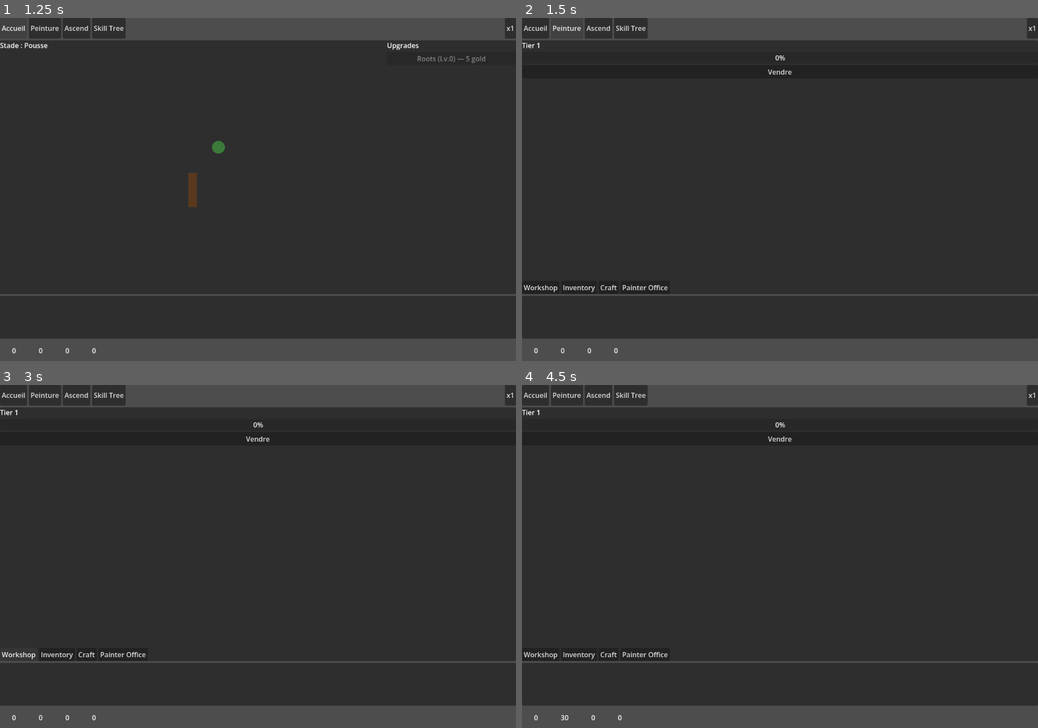
Above: before the commit, frames 1-4 (two rows, left to right).
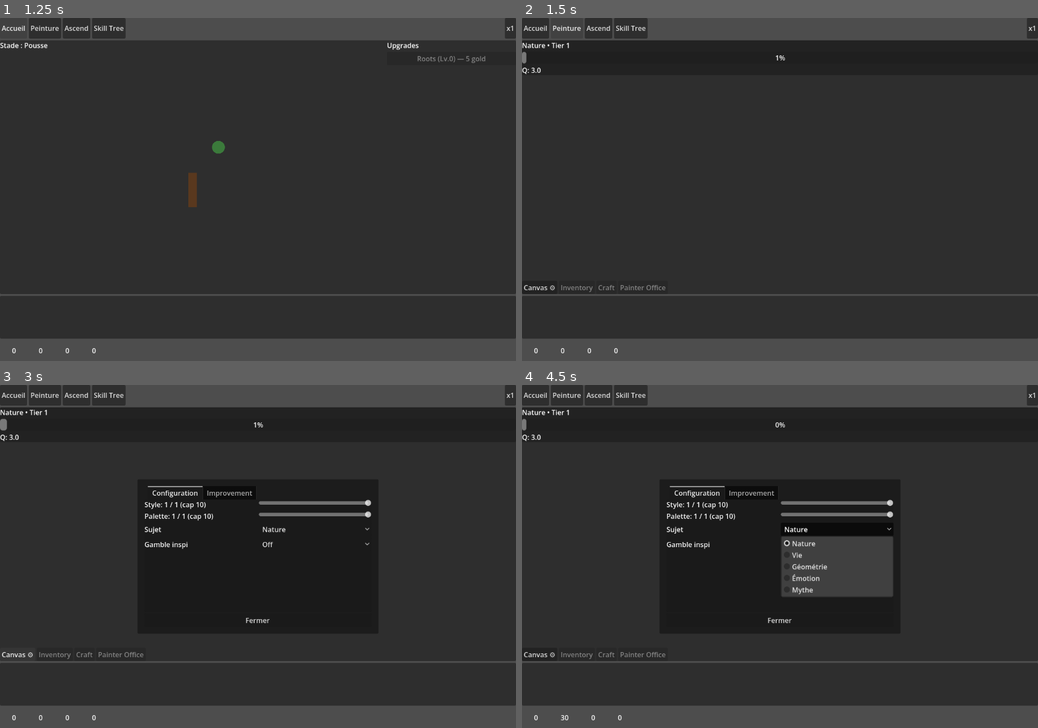
Above: after the commit, the same moments.

Repository: mitoufle/Artdle
Game: Godot game, scene res://Main.tscn
The game is run twice, just before and just after one commit, with the same random seed, the same clock (stepped at 60 frames per second) and the same inputs.
Inputs (mouse positions are in pixels of both pictures, inside the frame that each line leads up to):
- Up to frame 1 (1.25 s): click "Accueil" at 0.5 s
- Up to frame 2 (1.5 s): click "Peinture" at 1.25 s
- Up to frame 3 (3 s): click (258, 439) at 2 s, where only the run before the commit has a clickable "Vendre"; click (15, 655) at 2.75 s, where only the run after the commit has a clickable "Canvas ⚙"
- Up to frame 4 (4.5 s): click (542, 655) at 3.5 s, where only the run before the commit has a clickable "Workshop"; click (836, 529) at 4.25 s, where only the run after the commit has a clickable "Nature"

Frame 1 is identical in both runs. In frame 2, 0.4% of the frame differs, in the area x 0-53%, y 7-80%; in frame 3, 1.7%; in frame 4, 2.7%, in the area x 0-72%, y 7-80%.
Error before the commit: Invalid access to property or key 'canvas' on a base object of type 'Node (GameState.gd)'. (res://scripts/ui/views/PaintingView.gd:30)

Commit message:
Phase F UI: PaintingView slot list + drop feed; CanvasPopup 2 tabs
Tasks 22-26 of the Canvas plan:
- Task 22: CanvasSlotCard.gd completed (was truncated at line 21)
- Task 23: DropFeed widget (new) — Scenes/Widgets/DropFeed.tscn + scripts/ui/widgets/DropFeed.gd; HBoxContainer that holds the last 5 drop badges
- Task 24: PaintingView rebuilt — replaces tier+progress+sell with a ScrollContainer of CanvasSlotCard instances + a DropFeed strip + 4 popup buttons (Canvas/Inventory/Craft/Office). Wires CanvasSlots.drop_rolled into the feed; refreshes slot cards on skill_tree.node_unlocked
- Tasks 25+26: CanvasPopup rebuilt as 2-tab popup. Configuration tab: HSlider style + palette, OptionButton subject picker (with hint placeholders for half-progress derived subjects), gamble level dropdown. Improvement tab: BuyStyle / BuyPalette ceiling buttons with live cost labels.

Task 27 (Hoverable wiring on each interactive control) deferred to a manual polish pass — verbose to author via text-based .tscn edits, trivial in the Godot editor.

Path note: existing on-disk layout is Scenes/Widgets/ (capital W) and views/PaintingView.tscn (root, not Scenes/views/) and Scenes/CanvasPopup.tscn (root, not Scenes/popups/). All res:// paths now match disk casing for Linux/Mac portability.

Co-Authored-By: Claude Opus 4.7 <noreply@anthropic.com>

Diff:
--- a/Scenes/CanvasPopup.tscn
+++ b/Scenes/CanvasPopup.tscn
@@ -4,12 +4,12 @@
 
 [node name="CanvasPopup" type="PopupPanel"]
 title = "Canvas"
-size = Vector2i(400, 200)
+size = Vector2i(560, 360)
 script = ExtResource("1_canvaspopup")
 
 [node name="MarginContainer" type="MarginContainer" parent="."]
-offset_right = 400.0
-offset_bottom = 200.0
+offset_right = 560.0
+offset_bottom = 360.0
 theme_override_constants/margin_left = 12
 theme_override_constants/margin_top = 12
 theme_override_constants/margin_right = 12
@@ -18,17 +18,89 @@
 [node name="VBoxContainer" type="VBoxContainer" parent="MarginContainer"]
 layout_mode = 2
 
-[node name="TitleLabel" type="Label" parent="MarginContainer/VBoxContainer"]
+[node name="Tabs" type="TabContainer" parent="MarginContainer/VBoxContainer"]
 layout_mode = 2
-text = "Canvas"
+size_flags_vertical = 3
 
-[node name="TierLabel" type="Label" parent="MarginContainer/VBoxContainer"]
+[node name="Configuration" type="VBoxContainer" parent="MarginContainer/VBoxContainer/Tabs"]
 layout_mode = 2
-text = "Tier actuel : 1"
 
-[node name="UpgradeButton" type="Button" parent="MarginContainer/VBoxContainer"]
+[node name="StyleRow" type="HBoxContainer" parent="MarginContainer/VBoxContainer/Tabs/Configuration"]
 layout_mode = 2
-text = "Upgrade"
+
+[node name="StyleLabel" type="Label" parent="MarginContainer/VBoxContainer/Tabs/Configuration/StyleRow"]
+layout_mode = 2
+size_flags_horizontal = 3
+text = "Style"
+
+[node name="StyleSlider" type="HSlider" parent="MarginContainer/VBoxContainer/Tabs/Configuration/StyleRow"]
+custom_minimum_size = Vector2(220, 0)
+layout_mode = 2
+size_flags_horizontal = 3
+min_value = 1.0
+max_value = 1.0
+step = 1.0
+value = 1.0
+
+[node name="PaletteRow" type="HBoxContainer" parent="MarginContainer/VBoxContainer/Tabs/Configuration"]
+layout_mode = 2
+
+[node name="PaletteLabel" type="Label" parent="MarginContainer/VBoxContainer/Tabs/Configuration/PaletteRow"]
+layout_mode = 2
+size_flags_horizontal = 3
+text = "Palette"
+
+[node name="PaletteSlider" type="HSlider" parent="MarginContainer/VBoxContainer/Tabs/Configuration/PaletteRow"]
+custom_minimum_size = Vector2(220, 0)
+layout_mode = 2
+size_flags_horizontal = 3
+min_value = 1.0
+max_value = 1.0
+step = 1.0
+value = 1.0
+
+[node name="SubjectRow" type="HBoxContainer" parent="MarginContainer/VBoxContainer/Tabs/Configuration"]
+layout_mode = 2
+
+[node name="SubjectLabelHeader" type="Label" parent="MarginContainer/VBoxContainer/Tabs/Configuration/SubjectRow"]
+layout_mode = 2
+size_flags_horizontal = 3
+text = "Sujet"
+
+[node name="SubjectPicker" type="OptionButton" parent="MarginContainer/VBoxContainer/Tabs/Configuration/SubjectRow"]
+custom_minimum_size = Vector2(220, 0)
+layout_mode = 2
+size_flags_horizontal = 3
+
+[node name="GambleRow" type="HBoxContainer" parent="MarginContainer/VBoxContainer/Tabs/Configuration"]
+layout_mode = 2
+
+[node name="GambleLabel" type="Label" parent="MarginContainer/VBoxContainer/Tabs/Configuration/GambleRow"]
+layout_mode = 2
+size_flags_horizontal = 3
+text = "Gamble inspi"
+
+[node name="GambleLevel" type="OptionButton" parent="MarginContainer/VBoxContainer/Tabs/Configuration/GambleRow"]
+custom_minimum_size = Vector2(220, 0)
+layout_mode = 2
+size_flags_horizontal = 3
+
+[node name="Improvement" type="VBoxContainer" parent="MarginContainer/VBoxContainer/Tabs"]
+visible = false
+layout_mode = 2
+
+[node name="BuyStyle" type="Button" parent="MarginContainer/VBoxContainer/Tabs/Improvement"]
+layout_mode = 2
+text = "Style ceiling +1"
+
+[node name="BuyPalette" type="Button" parent="MarginContainer/VBoxContainer/Tabs/Improvement"]
+layout_mode = 2
+text = "Palette ceiling +1"
+
+[node name="HintInfo" type="Label" parent="MarginContainer/VBoxContainer/Tabs/Improvement"]
+layout_mode = 2
+text = "Achète plafonds avec or; sujet hints via skill tree."
+autowrap_mode = 3
 
 [node name="CloseButton" type="Button" parent="MarginContainer/VBoxContainer"]
 layout_mode = 2
--- /dev/null
+++ b/Scenes/Widgets/CanvasSlotCard.tscn
@@ -0,0 +1,18 @@
+[gd_scene format=3 uid="uid://dtc8ht7cqnva0"]
+
+[ext_resource type="Script" uid="uid://dcxssea31g8xb" path="res://scripts/ui/widgets/CanvasSlotCard.gd" id="1_eyehi"]
+
+[node name="CanvasSlotCard" type="PanelContainer" unique_id=1099217242]
+script = ExtResource("1_eyehi")
+
+[node name="VBoxContainer" type="VBoxContainer" parent="." unique_id=1997163346]
+layout_mode = 2
+
+[node name="SubjectLabel" type="Label" parent="VBoxContainer" unique_id=1773038841]
+layout_mode = 2
+
+[node name="Progress" type="ProgressBar" parent="VBoxContainer" unique_id=1714920946]
+layout_mode = 2
+
+[node name="QualityLabel" type="Label" parent="VBoxContainer" unique_id=835575376]
+layout_mode = 2
--- /dev/null
+++ b/Scenes/Widgets/DropFeed.tscn
@@ -0,0 +1,6 @@
+[gd_scene load_steps=2 format=3 uid="uid://dropfeed_artdle"]
+
+[ext_resource type="Script" path="res://scripts/ui/widgets/DropFeed.gd" id="1_dropfeed"]
+
+[node name="DropFeed" type="HBoxContainer"]
+script = ExtResource("1_dropfeed")
--- a/scripts/ui/popups/CanvasPopup.gd
+++ b/scripts/ui/popups/CanvasPopup.gd
@@ -1,27 +1,101 @@
 extends PopupPanel
 
-@onready var tier_label: Label = $MarginContainer/VBoxContainer/TierLabel
-@onready var upgrade_btn: Button = $MarginContainer/VBoxContainer/UpgradeButton
-@onready var close_btn: Button = $MarginContainer/VBoxContainer/CloseButton
+const GAMBLE_LEVELS: Array = [0, 10, 100, 1000, 10000]
+const GAMBLE_LABELS: Array = ["Off", "10", "100", "1k", "10k"]
+
+@onready var _style_slider: HSlider = $MarginContainer/VBoxContainer/Tabs/Configuration/StyleRow/StyleSlider
+@onready var _style_header: Label = $MarginContainer/VBoxContainer/Tabs/Configuration/StyleRow/StyleLabel
+@onready var _palette_slider: HSlider = $MarginContainer/VBoxContainer/Tabs/Configuration/PaletteRow/PaletteSlider
+@onready var _palette_header: Label = $MarginContainer/VBoxContainer/Tabs/Configuration/PaletteRow/PaletteLabel
+@onready var _subject_picker: OptionButton = $MarginContainer/VBoxContainer/Tabs/Configuration/SubjectRow/SubjectPicker
+@onready var _gamble_level: OptionButton = $MarginContainer/VBoxContainer/Tabs/Configuration/GambleRow/GambleLevel
+@onready var _buy_style: Button = $MarginContainer/VBoxContainer/Tabs/Improvement/BuyStyle
+@onready var _buy_palette: Button = $MarginContainer/VBoxContainer/Tabs/Improvement/BuyPalette
+@onready var _close_btn: Button = $MarginContainer/VBoxContainer/CloseButton
 
 func _ready() -> void:
-    upgrade_btn.pressed.connect(_on_upgrade)
-    close_btn.pressed.connect(queue_free)
+    _gamble_level.clear()
+    for label in GAMBLE_LABELS:
+        _gamble_level.add_item(label)
+    _refresh_from_state()
+    _style_slider.value_changed.connect(_on_style_changed)
+    _palette_slider.value_changed.connect(_on_palette_changed)
+    _subject_picker.item_selected.connect(_on_subject_changed)
+    _gamble_level.item_selected.connect(_on_gamble_changed)
+    _buy_style.pressed.connect(_on_buy_style)
+    _buy_palette.pressed.connect(_on_buy_palette)
+    _close_btn.pressed.connect(queue_free)
     GameState.currency.changed.connect(_on_currency_changed)
-    _refresh()
 
-func _on_upgrade() -> void:
-    var cost: BigNumber = CanvasTiers.upgrade_cost(GameState.canvas.tier)
-    if GameState.currency.spend("gold", cost):
-        GameState.canvas.upgrade_tier()
-    _refresh()
+func _refresh_from_state() -> void:
+    var cfg: CanvasConfig = GameState.canvas_config
+    _style_slider.max_value = max(1, cfg.style_current_ceiling)
+    _style_slider.value = cfg.style
+    _style_header.text = "Style: %d / %d (cap %d)" % [cfg.style, cfg.style_current_ceiling, GameState.skill_tree.style_cap()]
+    _palette_slider.max_value = max(1, cfg.palette_current_ceiling)
+    _palette_slider.value = cfg.palette
+    _palette_header.text = "Palette: %d / %d (cap %d)" % [cfg.palette, cfg.palette_current_ceiling, GameState.skill_tree.palette_cap()]
+    _refresh_subject_picker(cfg)
+    _gamble_level.selected = GAMBLE_LEVELS.find(cfg.gamble_n_inspi)
+    _refresh_improvement(cfg)
 
-func _on_currency_changed(_k: String, _v: float) -> void:
-    _refresh()
+func _refresh_subject_picker(cfg: CanvasConfig) -> void:
+    _subject_picker.clear()
+    var idx: int = 0
+    for sid in Subjects.all_ids():
+        var subject: Dictionary = Subjects.get_subject(sid)
+        var name: String = String(subject.get("name", sid))
+        if GameState.subject_mastery.is_unlocked(sid):
+            _subject_picker.add_item(name, idx)
+            _subject_picker.set_item_metadata(idx, sid)
+            if sid == cfg.current_subject:
+                _subject_picker.selected = idx
+            idx += 1
+        elif GameState.subject_mastery.has_hint(sid):
+            _subject_picker.add_item("? (%s)" % _hint_text_for(sid), idx)
+            _subject_picker.set_item_metadata(idx, "")
+            _subject_picker.set_item_disabled(idx, true)
+            idx += 1
 
-func _refresh() -> void:
-    var t: int = GameState.canvas.tier
-    var cost: BigNumber = CanvasTiers.upgrade_cost(t)
-    tier_label.text = "Tier actuel : %d" % t
-    upgrade_btn.text = "Upgrade → Tier %d (%s gold)" % [t + 1, Formatter.short(cost)]
-    upgrade_btn.disabled = t >= CanvasTiers.MAX_TIER or not GameState.currency.get_amount("gold").gte(cost)
+func _hint_text_for(sid: String) -> String:
+    var subject: Dictionary = Subjects.get_subject(sid)
+    var revealed: Array = []
+    for p in (subject["parents"] as Array):
+        if GameState.subject_mastery.tier_of(p["subject_id"]) >= SubjectMastery.HINT_HALF_TIER:
+            revealed.append(String(Subjects.get_subject(p["subject_id"])["name"]))
+    return ", ".join(revealed) if revealed.size() > 0 else "?"
+
+func _refresh_improvement(cfg: CanvasConfig) -> void:
+    var s_cap: int = GameState.skill_tree.style_cap()
+    var p_cap: int = GameState.skill_tree.palette_cap()
+    _buy_style.text = "Style ceiling +1 (%s g)" % Formatter.short(BigNumber.from_float(CanvasConfig.style_ceiling_cost(cfg.style_current_ceiling)))
+    _buy_style.disabled = cfg.style_current_ceiling >= s_cap
+    _buy_palette.text = "Palette ceiling +1 (%s g)" % Formatter.short(BigNumber.from_float(CanvasConfig.palette_ceiling_cost(cfg.palette_current_ceiling)))
+    _buy_palette.disabled = cfg.palette_current_ceiling >= p_cap
+
+func _on_style_changed(v: float) -> void:
+    GameState.canvas_config.set_style(int(v))
+    _refresh_from_state()
+
+func _on_palette_changed(v: float) -> void:
+    GameState.canvas_config.set_palette(int(v))
+    _refresh_from_state()
+
+func _on_subject_changed(idx: int) -> void:
+    var sid: String = String(_subject_picker.get_item_metadata(idx))
+    if sid != "":
+        GameState.canvas_config.set_subject(sid)
+
+func _on_gamble_changed(idx: int) -> void:
+    GameState.canvas_config.set_gamble(GAMBLE_LEVELS[idx])
+
+func _on_buy_style() -> void:
+    GameState.buy_style_ceiling()
+    _refresh_from_state()
+
+func _on_buy_palette() -> void:
+    GameState.buy_palette_ceiling()
+    _refresh_from_state()
+
+func _on_currency_changed(_kind: String, _v: float) -> void:
+    _refresh_from_state()
--- a/scripts/ui/views/PaintingView.gd
+++ b/scripts/ui/views/PaintingView.gd
@@ -1,46 +1,58 @@
 extends BaseView
 
-@export var workshop_popup_scene: PackedScene
+const CanvasSlotCardScene = preload("res://Scenes/Widgets/CanvasSlotCard.tscn")
+
+@export var canvas_popup_scene: PackedScene
 @export var inventory_popup_scene: PackedScene
 @export var craft_popup_scene: PackedScene
 @export var painter_office_popup_scene: PackedScene
 
-@onready var tier_label: Label = $VBoxContainer/CanvasArea/TierLabel
-@onready var progress_bar: ProgressBar = $VBoxContainer/CanvasArea/ProgressBar
-@onready var sell_button: Button = $VBoxContainer/CanvasArea/SellButton
-@onready var btn_workshop: Button = $VBoxContainer/ButtonsRow/BtnWorkshop
+@onready var _slot_list: VBoxContainer = $VBoxContainer/ScrollContainer/SlotList
+@onready var _drops: DropFeed = $VBoxContainer/Drops
+@onready var btn_canvas: Button = $VBoxContainer/ButtonsRow/BtnCanvas
 @onready var btn_inventory: Button = $VBoxContainer/ButtonsRow/BtnInventory
 @onready var btn_craft: Button = $VBoxContainer/ButtonsRow/BtnCraft
 @onready var btn_office: Button = $VBoxContainer/ButtonsRow/BtnOffice
 
+var _cards: Array = []
+
 func _connect_view_signals() -> void:
-    sell_button.pressed.connect(func(): GameState.canvas.sell())
-    btn_workshop.pressed.connect(func(): _open_popup(workshop_popup_scene, "workshop"))
+    GameState.slots.drop_rolled.connect(_drops.add_drop)
+    GameState.skill_tree.node_unlocked.connect(func(_id): _refresh_cards())
+    btn_canvas.pressed.connect(func(): _open_popup(canvas_popup_scene))
     btn_inventory.pressed.connect(func(): _open_popup(inventory_popup_scene, "inventory"))
     btn_craft.pressed.connect(func(): _open_popup(craft_popup_scene, "workshop"))
     btn_office.pressed.connect(func(): _open_popup(painter_office_popup_scene, "painter_office"))
 
 func _initialize_ui() -> void:
-    _refresh()
+    _refresh_cards()
+    _refresh_buttons()
 
 func _process(_delta: float) -> void:
-    _refresh()
+    _refresh_buttons()
 
-func _refresh() -> void:
-    tier_label.text = "Tier %d" % GameState.canvas.tier
-    var needed: float = CanvasTiers.get_tier(GameState.canvas.tier)["paint_seconds"]
-    progress_bar.max_value = needed
-    progress_bar.value = GameState.canvas.progress_seconds
-    sell_button.disabled = not GameState.canvas.is_ready_to_sell()
-    btn_workshop.disabled  = not GameState.is_active("workshop")
+func _refresh_cards() -> void:
+    for card in _cards:
+        (card as Node).queue_free()
+    _cards.clear()
+    var n: int = GameState.slots.slot_count()
+    for i in n:
+        var card := CanvasSlotCardScene.instantiate() as CanvasSlotCard
+        card.bind(i, GameState.slots.get_canvas(i))
+        _slot_list.add_child(card)
+        _cards.append(card)
+
+func _refresh_buttons() -> void:
+    # Canvas is always available — it's the central mechanic.
+    btn_canvas.disabled = false
     btn_inventory.disabled = not GameState.is_active("inventory")
-    btn_craft.disabled     = not GameState.is_active("workshop")
-    btn_office.disabled    = not GameState.is_active("painter_office")
+    btn_craft.disabled = not GameState.is_active("workshop")
+    btn_office.disabled = not GameState.is_active("painter_office")
 
-func _open_popup(scene: PackedScene, required_mechanic: String) -> void:
+func _open_popup(scene: PackedScene, required_mechanic: String = "") -> void:
     if scene == null:
         return
-    if not GameState.is_active(required_mechanic):
+    if required_mechanic != "" and not GameState.is_active(required_mechanic):
         return
     var popup = scene.instantiate()
     add_child(popup)
--- /dev/null
+++ b/scripts/ui/widgets/CanvasSlotCard.gd
@@ -0,0 +1,21 @@
+class_name CanvasSlotCard
+extends PanelContainer
+@onready var _subject_label: Label = $VBoxContainer/SubjectLabel
+@onready var _progress: ProgressBar = $VBoxContainer/Progress
+@onready var _quality_label: Label = $VBoxContainer/QualityLabel
+var slot_index: int = -1
+var canvas: Canvas = null
+func bind(idx: int, c: Canvas) -> void:
+	slot_index = idx
+	canvas = c
+func _process(_delta: float) -> void:
+	if canvas == null:
+		return
+	if canvas.paint_time > 0.0:
+		_progress.value = canvas.progress_seconds / canvas.paint_time
+	else:
+		_progress.value = 0.0
+	_quality_label.text = "Q: %.1f" % canvas.quality
+	var subject_id: String = String(canvas.get_meta("subject_id", "—"))
+	var subject_name: String = String(Subjects.get_subject(subject_id).get("name", subject_id))
+	_subject_label.text = "%s • Tier %d" % [subject_name, int(canvas.get_meta("tier", 1))]
--- /dev/null
+++ b/scripts/ui/widgets/DropFeed.gd
@@ -0,0 +1,17 @@
+class_name DropFeed
+extends HBoxContainer
+
+const MAX_DROPS: int = 5
+
+func add_drop(payload: Dictionary) -> void:
+    var label := Label.new()
+    var slot: String = String(payload.get("slot_type", "?"))
+    var set_id: String = String(payload.get("set_id", ""))
+    var tier: int = int(payload.get("tier", 1))
+    var set_suffix: String = (" " + set_id.substr(0, 3)) if set_id != "" else ""
+    label.text = "%s/T%d%s" % [slot.substr(0, 3), tier, set_suffix]
+    add_child(label)
+    while get_child_count() > MAX_DROPS:
+        var oldest := get_child(0)
+        remove_child(oldest)
+        oldest.queue_free()
--- a/views/PaintingView.tscn
+++ b/views/PaintingView.tscn
@@ -1,10 +1,11 @@
-[gd_scene load_steps=6 format=3 uid="uid://dcm3fck3p2gj7"]
+[gd_scene load_steps=7 format=3 uid="uid://dcm3fck3p2gj7"]
 
 [ext_resource type="Script" path="res://scripts/ui/views/PaintingView.gd" id="1_painting"]
 [ext_resource type="PackedScene" path="res://Scenes/CanvasPopup.tscn" id="2_canvas_popup"]
 [ext_resource type="PackedScene" path="res://Scenes/InventoryPopup.tscn" id="3_inventory_popup"]
 [ext_resource type="PackedScene" path="res://Scenes/CraftPopup.tscn" id="4_craft_popup"]
 [ext_resource type="PackedScene" path="res://Scenes/PainterOfficePopup.tscn" id="5_office_popup"]
+[ext_resource type="PackedScene" path="res://Scenes/Widgets/DropFeed.tscn" id="6_drop_feed"]
 
 [node name="PaintingView" type="Control"]
 layout_mode = 3
@@ -14,7 +15,7 @@
 grow_horizontal = 2
 grow_vertical = 2
 script = ExtResource("1_painting")
-workshop_popup_scene = ExtResource("2_canvas_popup")
+canvas_popup_scene = ExtResource("2_canvas_popup")
 inventory_popup_scene = ExtResource("3_inventory_popup")
 craft_popup_scene = ExtResource("4_craft_popup")
 painter_office_popup_scene = ExtResource("5_office_popup")
@@ -27,28 +28,23 @@
 grow_horizontal = 2
 grow_vertical = 2
 
-[node name="CanvasArea" type="VBoxContainer" parent="VBoxContainer"]
+[node name="ScrollContainer" type="ScrollContainer" parent="VBoxContainer"]
 layout_mode = 2
 size_flags_vertical = 3
 
-[node name="TierLabel" type="Label" parent="VBoxContainer/CanvasArea"]
+[node name="SlotList" type="VBoxContainer" parent="VBoxContainer/ScrollContainer"]
 layout_mode = 2
-text = "Tier 1"
+size_flags_horizontal = 3
 
-[node name="ProgressBar" type="ProgressBar" parent="VBoxContainer/CanvasArea"]
+[node name="Drops" parent="VBoxContainer" instance=ExtResource("6_drop_feed")]
 layout_mode = 2
-max_value = 1.0
-
-[node name="SellButton" type="Button" parent="VBoxContainer/CanvasArea"]
-layout_mode = 2
-text = "Vendre"
 
 [node name="ButtonsRow" type="HBoxContainer" parent="VBoxContainer"]
 layout_mode = 2
 
-[node name="BtnWorkshop" type="Button" parent="VBoxContainer/ButtonsRow"]
+[node name="BtnCanvas" type="Button" parent="VBoxContainer/ButtonsRow"]
 layout_mode = 2
-text = "Workshop"
+text = "Canvas ⚙"
 
 [node name="BtnInventory" type="Button" parent="VBoxContainer/ButtonsRow"]
 layout_mode = 2
